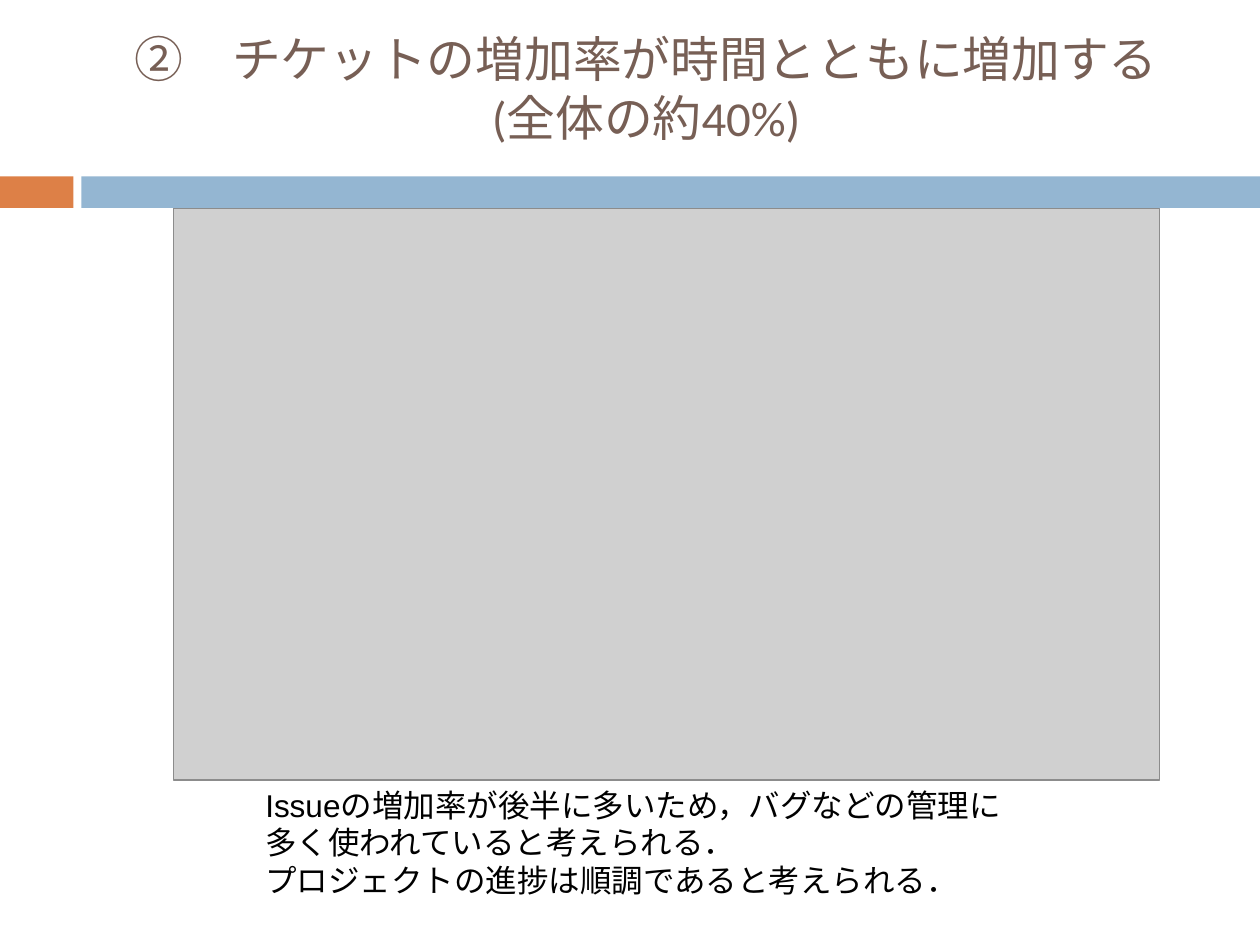
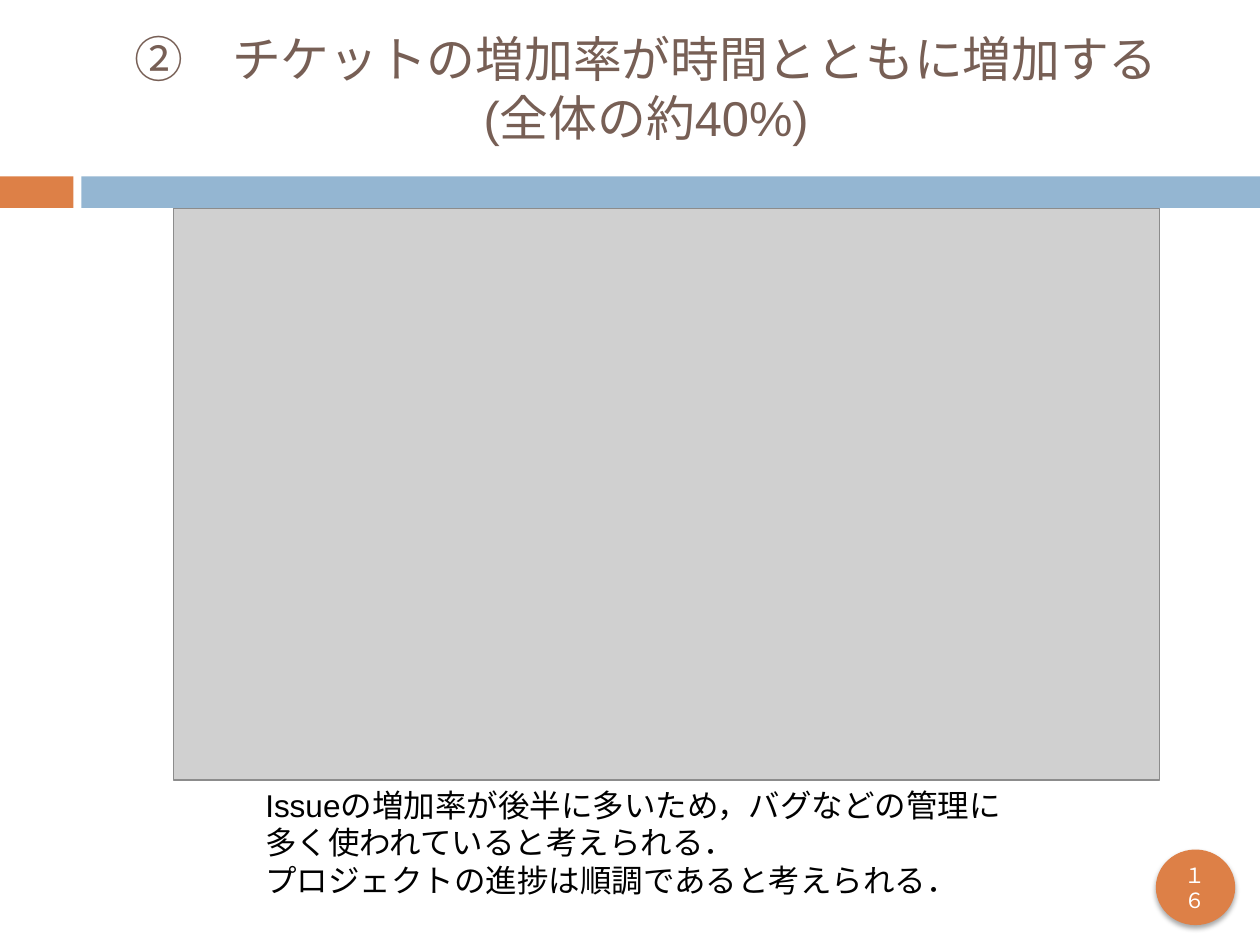
Before and after one commit to keimatsui/kadai, a slide deck: slide 18 of 卒業論文/2012/久保孝樹/最終発表/最終発表.pptx. Drawn at 1260x945 pixels with LibreOffice and Linux fonts; fonts in the diff are those of the drawing; grey boxes stand for pictures. Boxes give left, top, right and bottom in pixels: in the first picture for what was removed or moved away, otherwise in the second. Text is boxed around its words. In the diff, an @@ line names an element or a change of style, - is before the commit and + after.

```diff
--- a/卒業論文/2012/久保孝樹/最終発表/最終発表.pptx
+++ b/卒業論文/2012/久保孝樹/最終発表/最終発表.pptx
@@ title "② チケットの増加率が時間とともに増加する (全体の約40%)" at (135, 35, 1158, 145): font Calibri to Arial @@
@@ ellipse added at (1155, 849, 1235, 925), fill #DD8047, 12 pt, text #FFFFFF @@
+１６
```
Also in this commit, not shown: 20 other slides changed.
